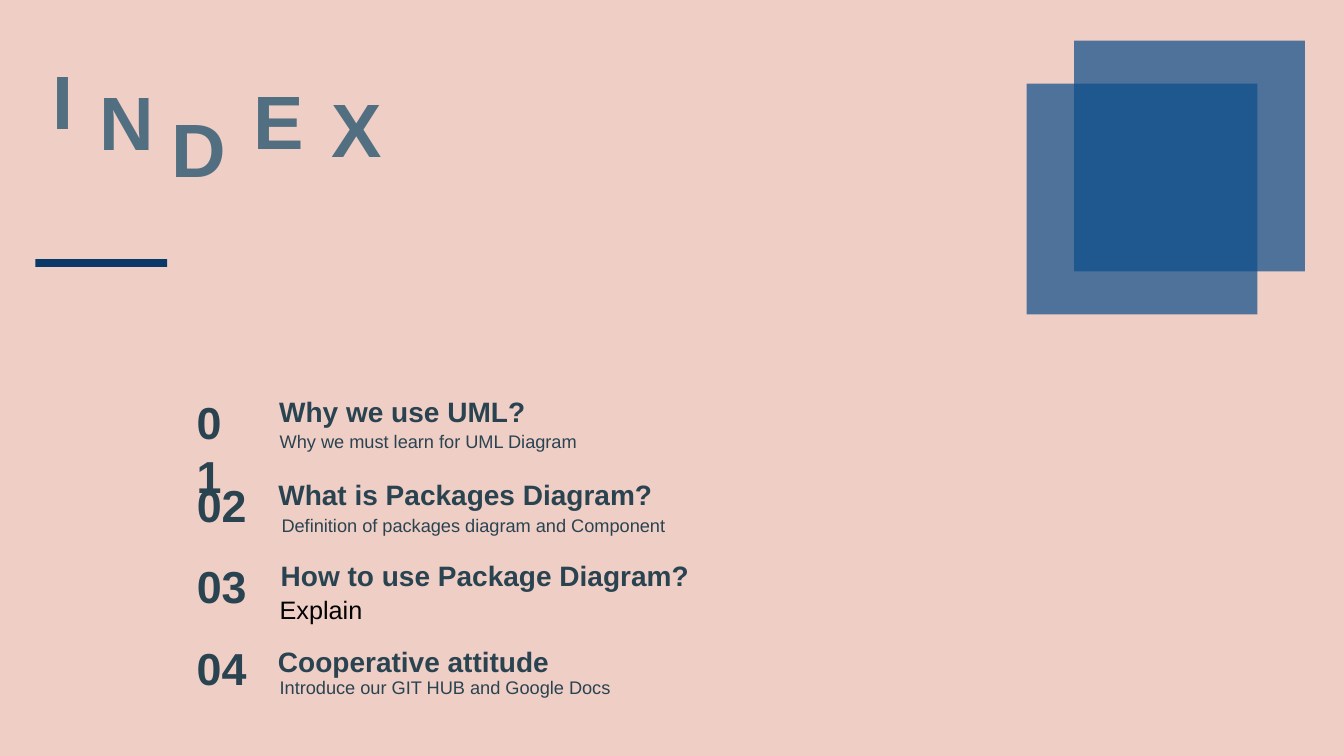
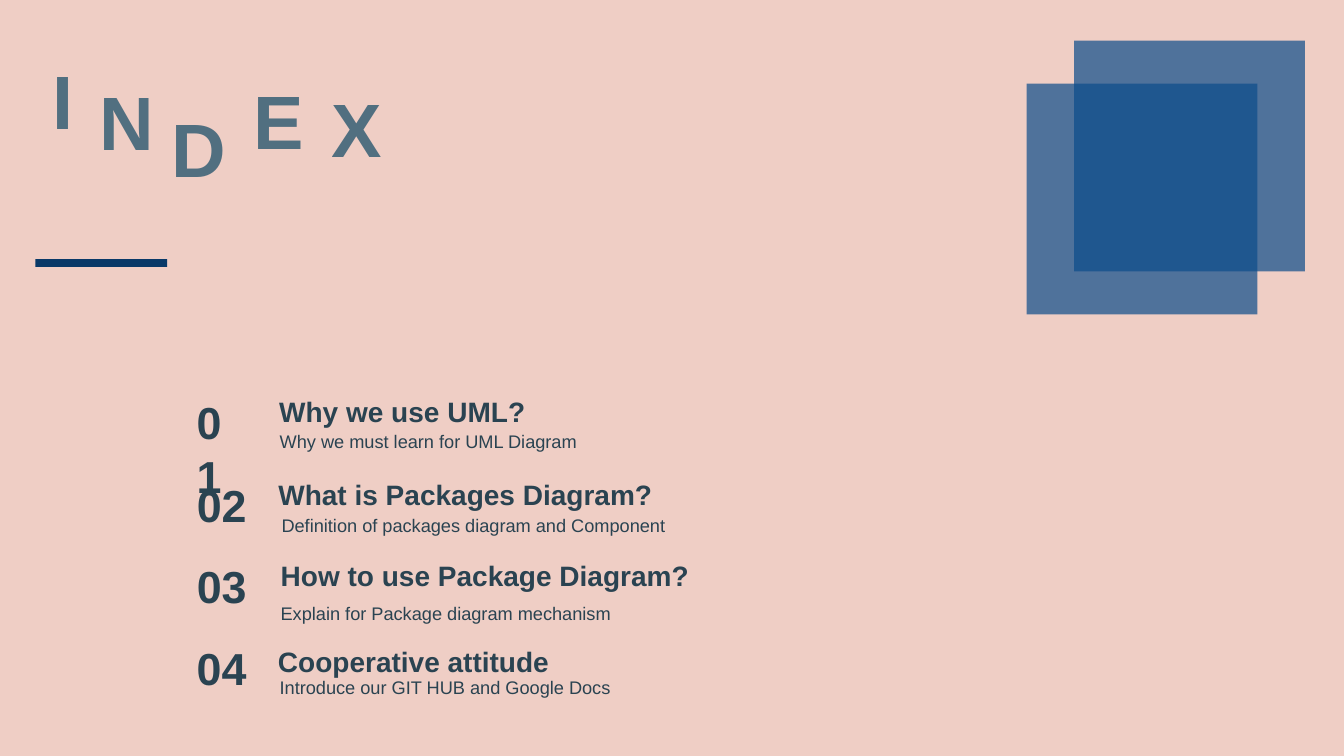
Before and after one commit to lejk8104/Project_Package_Diagram, a slide deck: slide 2 of Why we use UML_초안.pptx. Drawn at 1344x756 pixels with LibreOffice and Linux fonts; fonts in the diff are those of the drawing. Boxes give left, top, right and bottom in pixels: in the first picture for what was removed or moved away, otherwise in the second. Text is boxed around its words. In the diff, an @@ line names an element or a change of style, - is before the commit and + after.

```diff
--- a/Why we use UML_초안.pptx
+++ b/Why we use UML_초안.pptx
@@ text at box(281, 606, 611, 624): text changed; size 18 to 13 pt; text colour #000000 to #2B4351 @@
-Explain
+Explain for Package diagram mechanism
```
Also in this commit, not shown: 2 other slides changed, 3 slides added, 3 slides removed.
